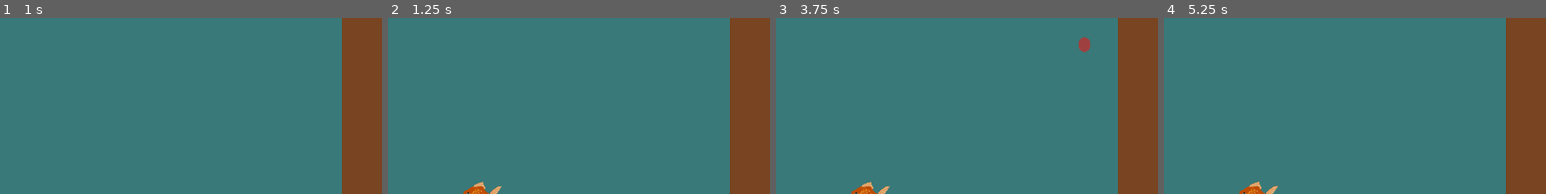
Above: before the commit, frames 1-4 (left to right).
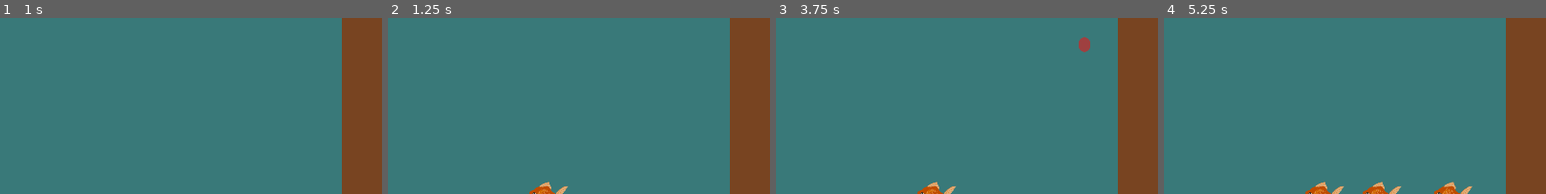
Above: after the commit, the same moments.

Repository: RajwolChapagain/Fishing-Mini-Game
Game: Godot game, scene res://main.tscn
Two runs of this game, one before a commit and one after it. Both use one fixed random seed, a clock stepped at 60 frames per second and the inputs below. The engine's default icon, where the game draws it, is replaced by a stand-in: a white triangle on a blue panel in a dark square.
Inputs (mouse positions are % of the whole screen's width and height, from its top left):
- Up to frame 1 (1 s): tap Enter at 0.5 s; move the mouse to (72, 33) at 0.52 s; press the mouse at (72, 33) at 0.53 s
- Up to frame 2 (1.25 s): no input
- Up to frame 3 (3.75 s): tap Space at 1.25, 2.75 s; move the mouse to (30, 45) at 1.27 s; release the mouse at (30, 45) at 1.28 s; click (30, 45) at 1.35 s; tap Enter at 2, 3.5 s; move the mouse to (60, 13) at 2.02 s; press the mouse at (60, 13) at 2.03 s; move the mouse to (45, 64) at 2.77 s; release the mouse at (45, 64) at 2.78 s; click (45, 64) at 2.85 s; move the mouse to (80, 58) at 3.52 s; press the mouse at (80, 58) at 3.53 s
- Up to frame 4 (5.25 s): move the mouse to (20, 21) at 4.27 s; release the mouse at (20, 21) at 4.28 s; click (20, 21) at 4.35 s; tap Space at 5 s; move the mouse to (55, 39) at 5.02 s; press the mouse at (55, 39) at 5.03 s
The pictures show only the part of the screen within x 40-90%, y 50-100%; the shares and areas given below are measured in that part.

Frame 1 is identical in both runs. In frame 2, 0.7% of the frame differs, in the area x 19-48%, y 92-100%; in frame 3, 0.7%; in frame 4, 1.4%, in the area x 19-81%, y 92-100%.

Commit message:
Clamp fish to water and shore line

Diff:
--- a/Spawner.gd
+++ b/Spawner.gd
@@ -3,6 +3,8 @@
 @export var fishes : Array[PackedScene]
 @export var big_fish_scene : PackedScene
 
+var water_level
+var shore_line
 
 func _on_timeout():
 	if fishes.size() != 0:
@@ -10,4 +12,6 @@
 
 		$Path2D/PathFollow2D.progress_ratio = randf()
 		fish.global_position = $Path2D/PathFollow2D.global_position
+		fish.set_water_level(water_level)
+		fish.set_shore_line(shore_line)
 		add_child(fish)
--- a/fish.gd
+++ b/fish.gd
@@ -2,6 +2,7 @@
 
 @export var speed = 400
 @export var move_radius = 400
+@export var clicks_to_catch = 1
 
 @onready var target = global_position
 
@@ -28,3 +29,9 @@
 func clamp_position():
 	global_position.x = clamp(global_position.x, 0, shore_line)
 	global_position.y = clamp(global_position.y, water_level, get_viewport_rect().size.y)
+
+func set_water_level(level):
+	water_level = level
+
+func set_shore_line(line):
+	shore_line = line
--- /dev/null
+++ b/level1/level_1.gd
@@ -0,0 +1,5 @@
+extends Node2D
+
+func _ready():
+	$Spawner.water_level = $Water.global_position.y - $Water.texture.get_height() / 2
+	$Spawner.shore_line = $Shore.global_position.x - $Shore.texture.get_width() / 2
--- a/level1/level_1.tscn
+++ b/level1/level_1.tscn
@@ -1,6 +1,7 @@
-[gd_scene load_steps=7 format=3 uid="uid://cx5igyfx4u2f1"]
+[gd_scene load_steps=8 format=3 uid="uid://cx5igyfx4u2f1"]
 
 [ext_resource type="PackedScene" uid="uid://bdoobp6pin4av" path="res://fisherman.tscn" id="1_ocq0r"]
+[ext_resource type="Script" path="res://level1/level_1.gd" id="1_olukm"]
 [ext_resource type="PackedScene" uid="uid://cbcq0n8bkwkaw" path="res://spawner.tscn" id="2_wguwc"]
 [ext_resource type="PackedScene" uid="uid://bvawk2vpl1hjl" path="res://level1/fish.tscn" id="3_6kv6m"]
 [ext_resource type="Texture2D" uid="uid://c83khtkssquwj" path="res://level1/shore.svg" id="3_hdq74"]
@@ -8,6 +9,7 @@
 [ext_resource type="Texture2D" uid="uid://bwl1p2mgpb74" path="res://level1/water.svg" id="4_fjsdl"]
 
 [node name="Level1" type="Node2D"]
+script = ExtResource("1_olukm")
 
 [node name="Fisherman" parent="." instance=ExtResource("1_ocq0r")]
 position = Vector2(1729, 318)
--- a/level1/medium_fish_l_1.tscn
+++ b/level1/medium_fish_l_1.tscn
@@ -4,6 +4,7 @@
 [ext_resource type="Texture2D" uid="uid://blq4ilfeo8h10" path="res://level1/fish.svg" id="2_yd8nx"]
 
 [node name="MediumFishL1" instance=ExtResource("1_xku44")]
+clicks_to_catch = 2
 
 [node name="Sprite2D" parent="." index="0"]
 texture = ExtResource("2_yd8nx")
--- a/main.gd
+++ b/main.gd
@@ -1,3 +1 @@
 extends Node2D
-
-@onready var water_level = $Level1/Water.global_position.y - $Level1/Water.texture.get_height() / 2
